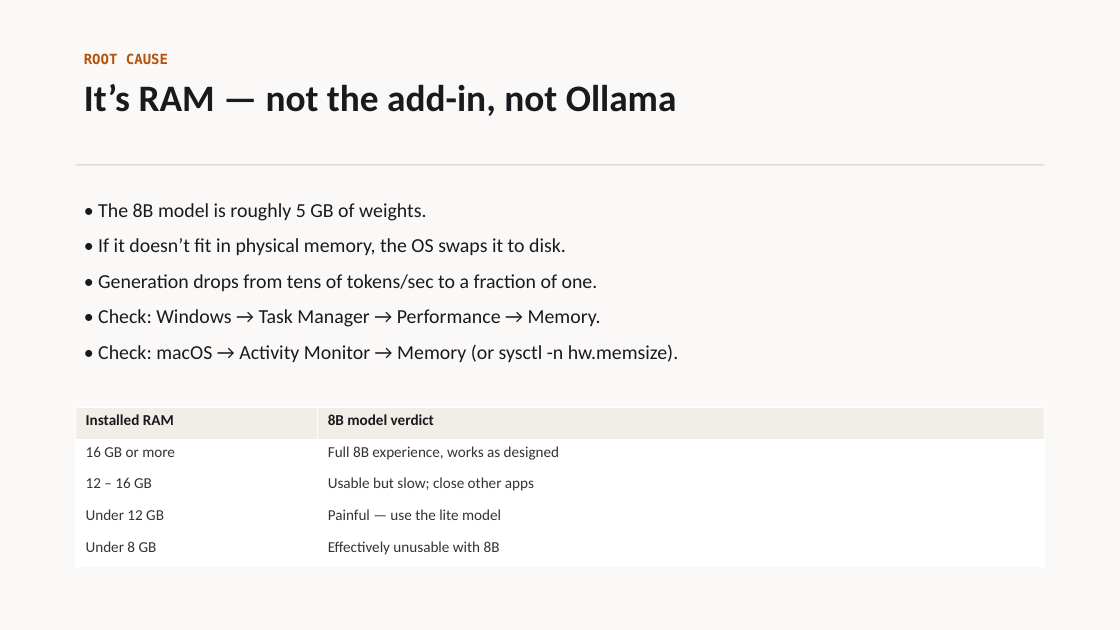
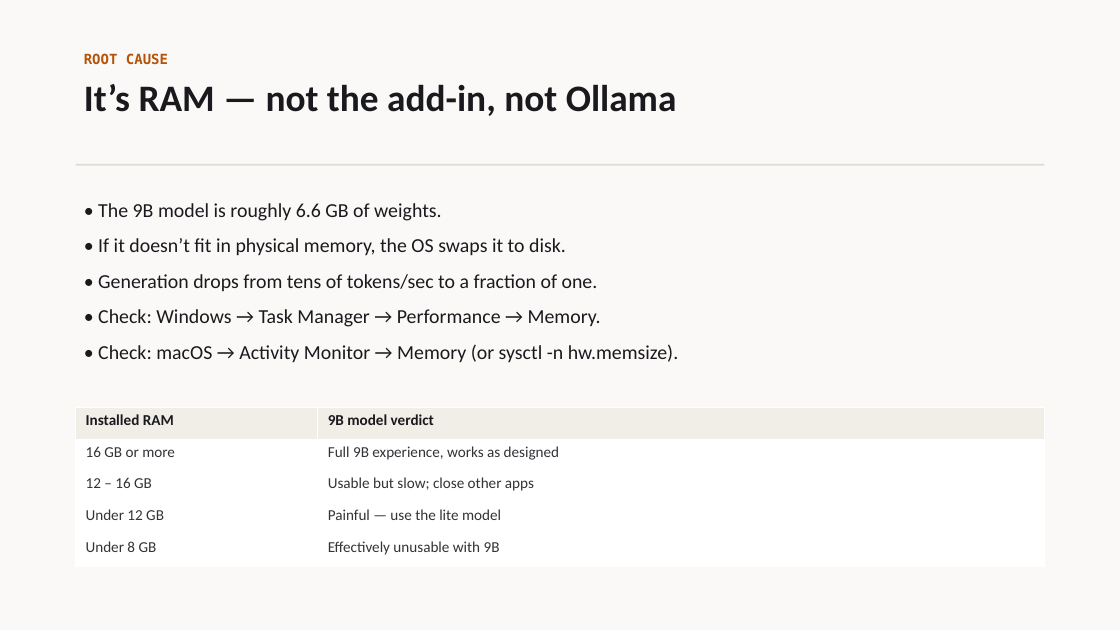
Before and after one commit to ghifiardi/LLM-Indonesia, a slide deck: slide 4 of tantular_office_addin/docs/MODEL_PERFORMANCE.pptx. Drawn at 1120x630 pixels with LibreOffice and Linux fonts; fonts in the diff are those of the drawing. Boxes give left, top, right and bottom in pixels: in the first picture for what was removed or moved away, otherwise in the second. Text is boxed around its words. In the diff, an @@ line names an element or a change of style, - is before the commit and + after.

```diff
--- a/tantular_office_addin/docs/MODEL_PERFORMANCE.pptx
+++ b/tantular_office_addin/docs/MODEL_PERFORMANCE.pptx
@@ text at (x1=98, y1=203, x2=441, y2=221): text changed @@
-• The 8B model is roughly 5 GB of weights.
+• The 9B model is roughly 6.6 GB of weights.
@@ table at (x1=76, y1=408, x2=1044, y2=567) @@
-row 1, column 2: 8B model verdict
+row 1, column 2: 9B model verdict
-row 2, column 2: Full 8B experience, works as designed
+row 2, column 2: Full 9B experience, works as designed
-row 5, column 2: Effectively unusable with 8B
+row 5, column 2: Effectively unusable with 9B
```
Also in this commit, not shown: 6 other slides changed, 22 other files.
